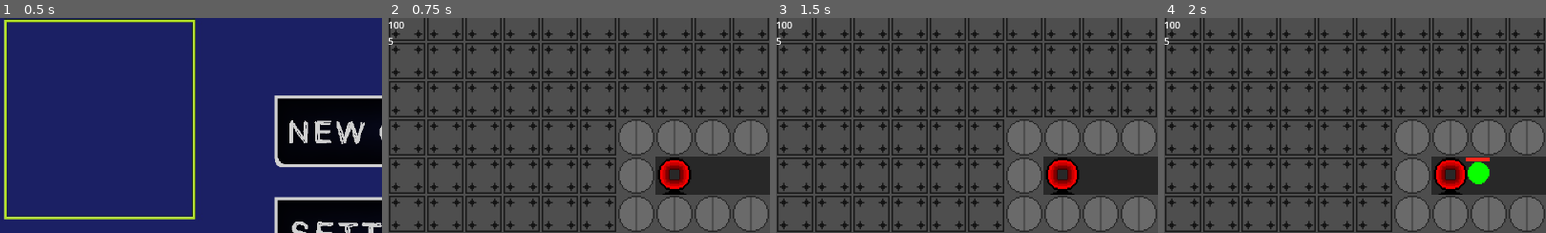
Above: before the commit, frames 1-4 (left to right).
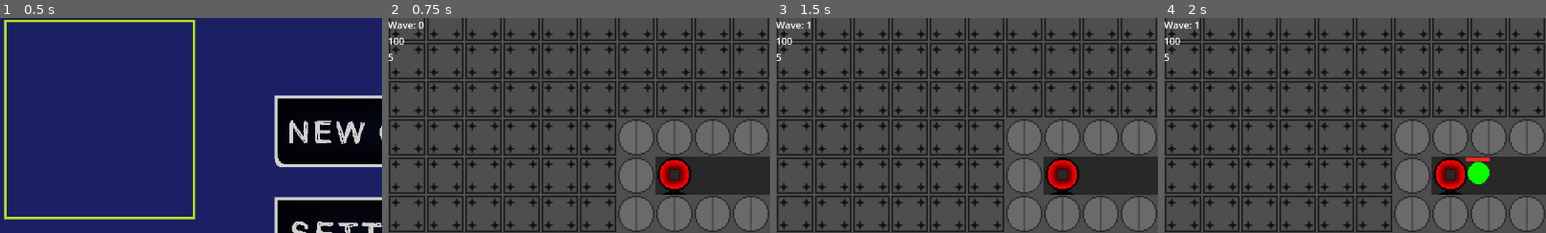
Above: after the commit, the same moments.

Repository: AdamBortt/2DTD
Game: Godot game, scene res://Scenes/scene_handler.tscn
Same seed, same stepped clock (60 frames per second), same inputs: the game is played once before the commit and once after it.
Inputs (mouse positions are % of the whole screen's width and height, from its top left):
- Up to frame 1 (0.5 s): no input
- Up to frame 2 (0.75 s): click (50, 26) at 0.5 s
- Up to frame 3 (1.5 s): click (92, 94) at 1.25 s
- Up to frame 4 (2 s): no input
The pictures show only the part of the screen within x 0-50%, y 0-50%; the shares and areas given below are measured in that part.

Frame 1 is identical in both runs. In frame 2, 0.3% of the frame differs, in the area x 0-10%, y 1-20%; in frame 3, 0.3%; in frame 4, 0.3%.

Commit message:
Added wave counter UI

Diff:
--- a/Scenes/game_scene.gd
+++ b/Scenes/game_scene.gd
@@ -6,6 +6,7 @@
 var health_value = 5
 var money_label
 var health_label
+var wave_number_label
 
 var current_wave = 0
 var enemies_in_wave = 0
@@ -22,6 +23,7 @@
 	purchase_panel = get_node("Purchase")
 	money_label = get_node("UI/LivesMoney/VBoxContainer/Money")
 	health_label = get_node("UI/LivesMoney/VBoxContainer/Health")
+	wave_number_label = get_node("UI/LivesMoney/VBoxContainer/HBoxContainer/WaveNumber")
 	health_label.text = str(health_value)
 	money_label.text = str(money_value)
 	for i in get_tree().get_nodes_in_group("build_buttons"):
@@ -83,12 +85,13 @@
 	hide_ui()
 
 func start_next_wave():
+	current_wave += 1
+	wave_number_label.text = str(current_wave)
 	var wave_data = reterieve_wave_data()
 	await(get_tree().create_timer(0.2).timeout)
 	spawn_enemies(wave_data)
 
 func reterieve_wave_data():
-	current_wave += 1
 	var wave_data = map_node.wave_setup(current_wave)
 	enemies_in_wave = wave_data.size()
 	print("current_wave: ", current_wave)
--- a/Scenes/game_scene.tscn
+++ b/Scenes/game_scene.tscn
@@ -62,6 +62,17 @@
 [node name="VBoxContainer" type="VBoxContainer" parent="UI/LivesMoney"]
 layout_mode = 2
 
+[node name="HBoxContainer" type="HBoxContainer" parent="UI/LivesMoney/VBoxContainer"]
+layout_mode = 2
+
+[node name="Wave" type="Label" parent="UI/LivesMoney/VBoxContainer/HBoxContainer"]
+layout_mode = 2
+text = "Wave:"
+
+[node name="WaveNumber" type="Label" parent="UI/LivesMoney/VBoxContainer/HBoxContainer"]
+layout_mode = 2
+text = "0"
+
 [node name="Money" type="Label" parent="UI/LivesMoney/VBoxContainer"]
 layout_mode = 2
 text = "N/A"
